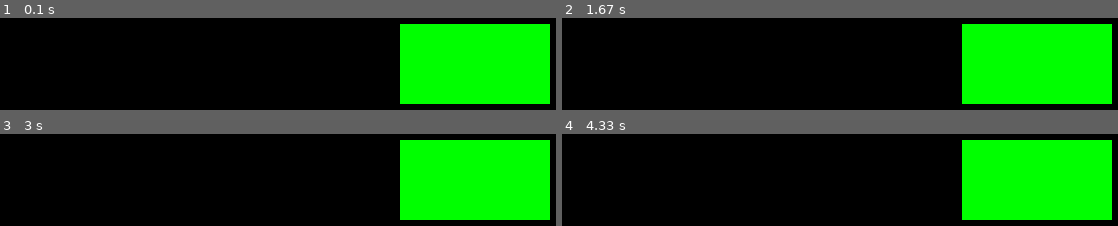
Above: before the commit, frames 1-4 (two rows, left to right).
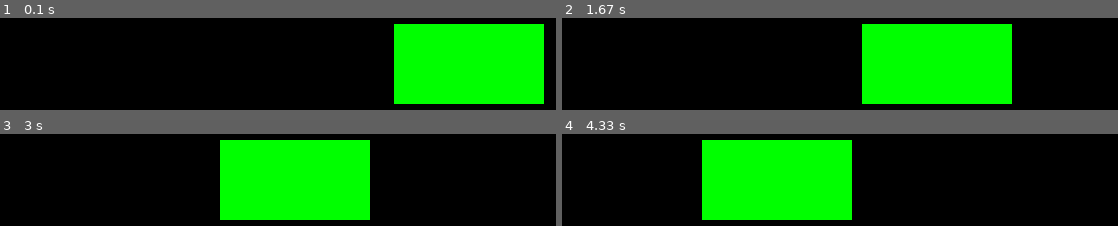
Above: after the commit, the same moments.

Repository: Jinnbo/programming-2-a1
Game: pygame game, started from pygame/dvd_image_moving.py
Same seed, same stepped clock (60 frames per second), same inputs: the game is played once before the commit and once after it.
Inputs:
- Up to frame 1 (0.1 s): no input
- Up to frame 2 (1.67 s): no input
- Up to frame 3 (3 s): no input
- Up to frame 4 (4.33 s): no input

The runs differ from the first frame. In frame 1, 1.9% of the frame differs, in the area x 70-99%, y 6-94%; in frame 2, 31%; in frame 3, 47%, in the area x 39-99%, y 6-94%; in frame 4, 47%.

Commit message:
Movement of Rectangle class implemented

Diff:
--- a/pygame/dvd_image_moving.py
+++ b/pygame/dvd_image_moving.py
@@ -42,6 +42,14 @@
             ]
         )
 
+    def update(self):
+        """Updates the location of the block in space.
+
+        Returns:
+            None
+        """
+        self.x += self.vel_x
+
 
 def main():
     pygame.init()
@@ -56,6 +64,7 @@
     clock = pygame.time.Clock()
 
     block_one = Rectangle((0, 255, 0))
+    block_one.vel_x = -1
 
     # ----- MAIN LOOP
     while not done:
@@ -65,6 +74,8 @@
                 done = True
 
         # ----- LOGIC
+        # update the position of the block
+        block_one.update()
 
         # ----- DRAW
         screen.fill(BLACK)
